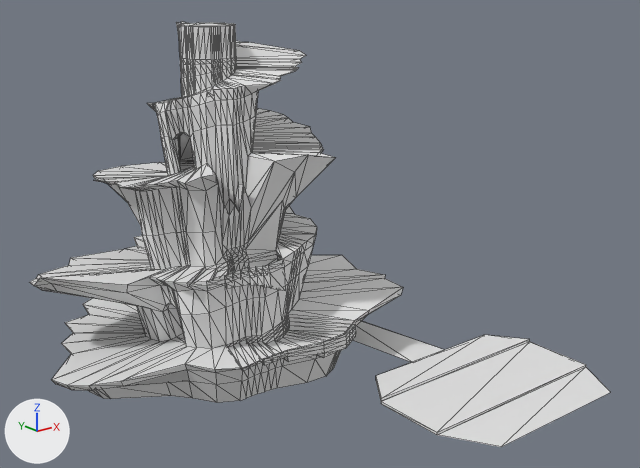
An edit to the FBX model Dreamer/Assets/Graphics/mountain_with_cave_entrances.FBX, drawn before and after from the same camera.
Camera for both pictures: a camera (50 mm lens) standing at (-20.7, -33.7, 18.3) and looking at (3.6, -3.4, 6.1). The lights are fixed; the arrows at lower left show +X, +Y and +Z. Mesh edges are drawn as thin lines. Where no turn or scale is listed for an object, it has been applied to the vertices. Vertices at the same position are counted once.
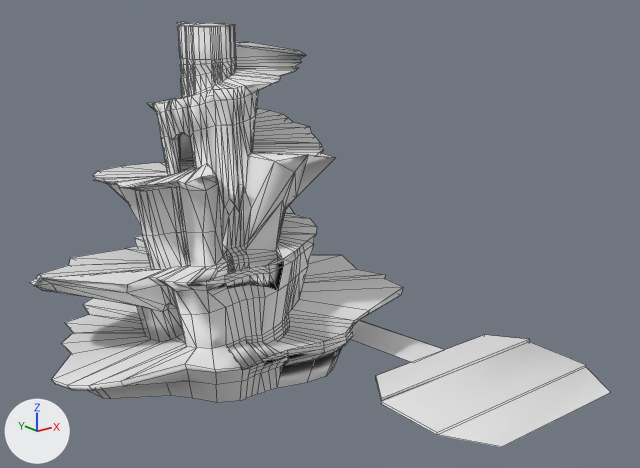
Commit message: mountain fix

Edits to the scene script, one JSON object a line:
```json
{"block": "me_mesh", "where": "# used by ob_cylinder_002; location = (0.0, 0.0, 0.0)"}
{"op": "remove", "block": "me_mesh", "code": "me_mesh.from_pydata(...)  # 1362 vertices, 2650 faces; spans x -8.6..13.0, y -14.0..10.6, z -0.2..15.5"}
{"op": "add", "block": "me_mesh", "code": "me_mesh.from_pydata(...)  # 1343 vertices, 1744 faces; spans x -8.6..13.0, y -14.0..10.6, z -0.2..15.5"}
{"block": "me_mesh", "change": "me_mesh part 1: 1 vertex moved within x -2.2, y -5.5, z 1.9; 36 vertices removed from x -3.4..3.9, y -6.1..-3.3, z 0.0..5.3; 17 vertices added at x -3.3..4.8, y -5.6..-3.3, z 1.5..5.2"}
{"block": "me_mesh", "change": "me_mesh part 2: 2 vertices removed from x -0.9..-0.7, y -1.7..-1.5, z 12.6; 2 vertices added at x -1.0..-0.8, y -1.7..-1.5, z 12.6..12.7"}
```

Pixel boxes [x1, y1, x2, y2] of what changed, in the pictures (640 x 468 px; the box of a moved part takes in the faces that stretch with it):
```json
{"part": 1, "of": "me_mesh", "change": "cut back", "before": [187, 259, 366, 381], "after": [176, 267, 364, 385]}
{"part": 2, "of": "me_mesh", "change": "moved or reshaped", "before": [206, 89, 214, 97], "after": [201, 89, 220, 103]}
```
